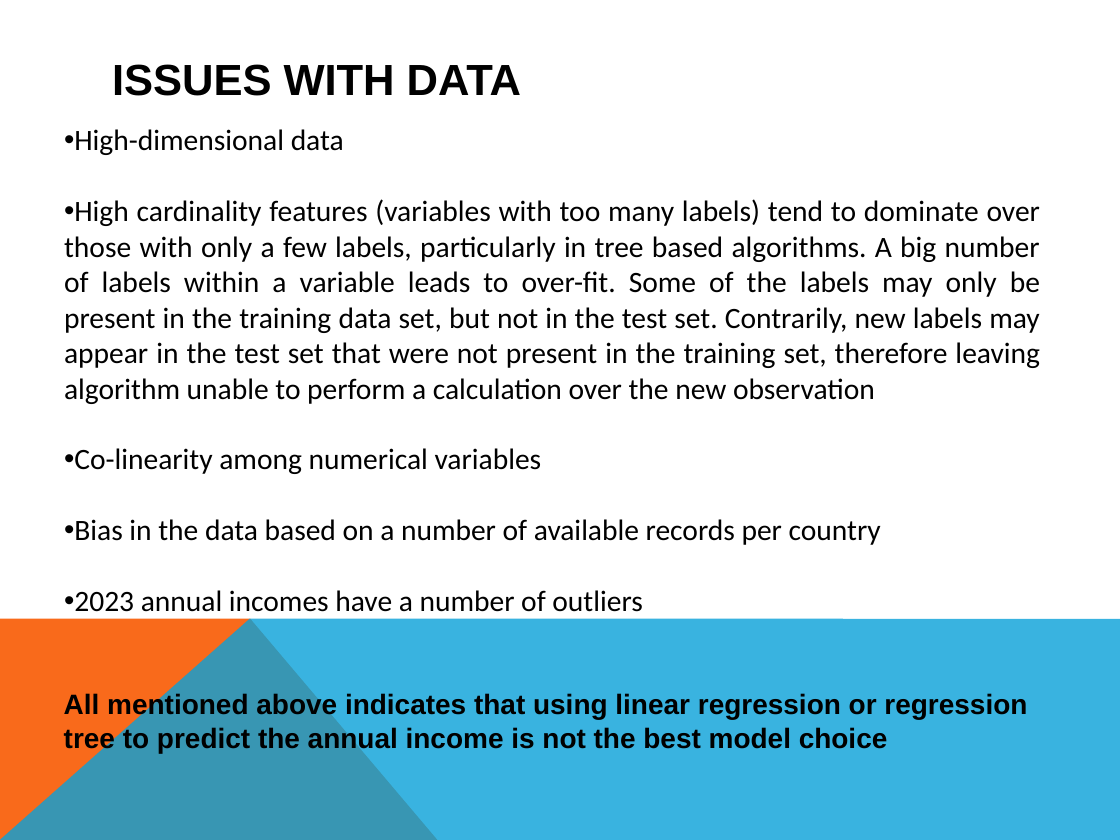
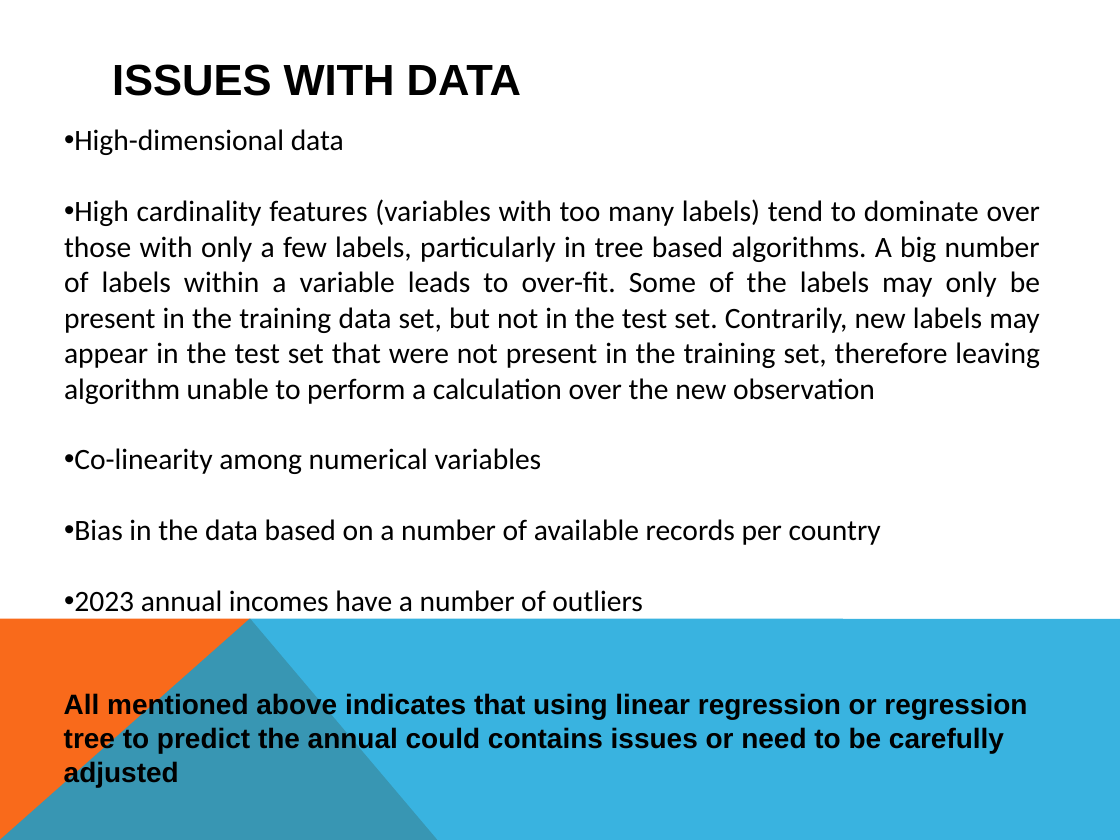
Before and after one commit to smotrova/ReDI_Fall2024_Project, a slide deck: slide 4 of EDA_ML_sprint2– Stack Overflow 2023.pptx. Drawn at 1120x840 pixels with LibreOffice and Linux fonts; fonts in the diff are those of the drawing. Boxes give left, top, right and bottom in pixels: in the first picture for what was removed or moved away, otherwise in the second. Text is boxed around its words. In the diff, an @@ line names an element or a change of style, - is before the commit and + after.

Commit message:
add ml models

```diff
--- a/EDA_ML_sprint2– Stack Overflow 2023.pptx
+++ b/EDA_ML_sprint2– Stack Overflow 2023.pptx
@@ text at <box>64,692,1027,787</box>: text changed @@
-All mentioned above indicates that using linear regression or regression tree to predict the annual income is not the best model choice
+All mentioned above indicates that using linear regression or regression tree to predict the annual could contains issues or need to be carefully adjusted
```
Also in this commit, not shown: 4 other files.
